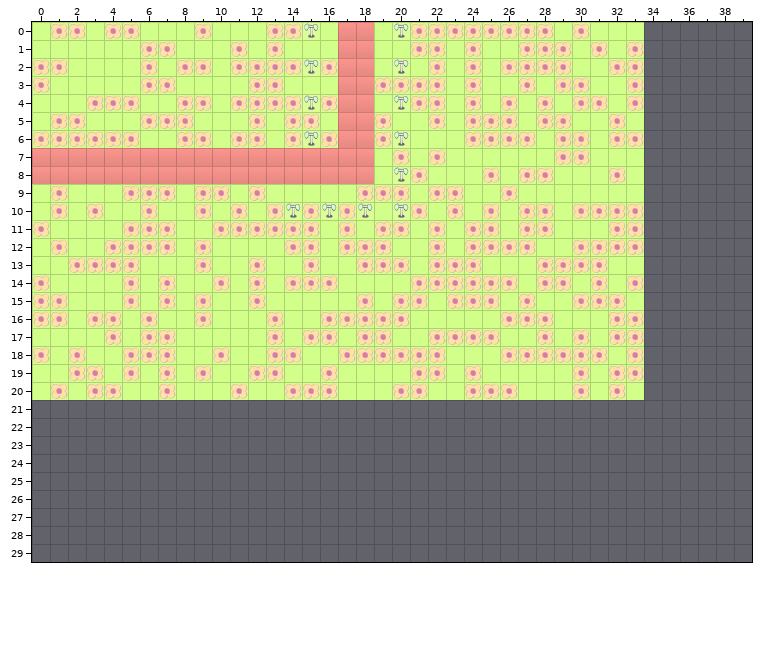
Tiled map -- assets/overworld.tmx. Above is the file before it was changed.
Cells are 40x40 px. Shown: x 0..39, y 0..29.
After:
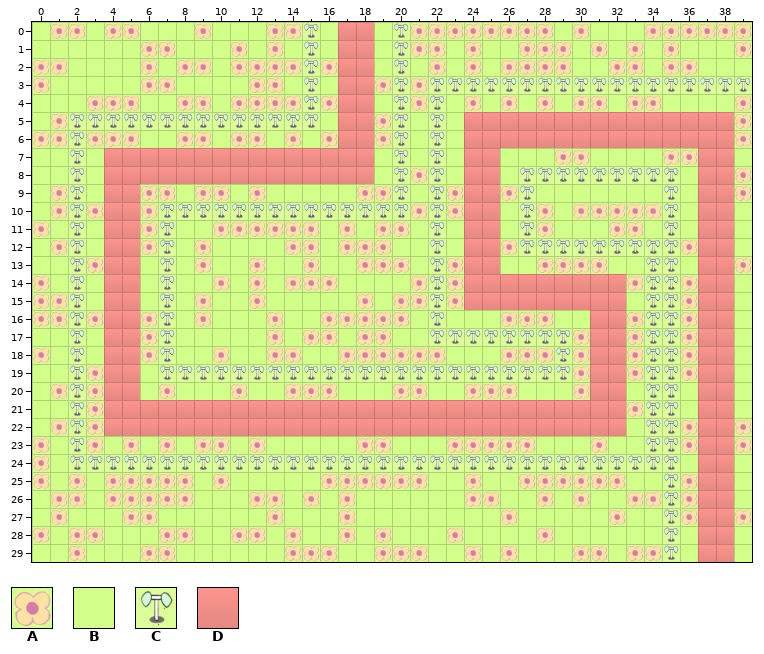
Key: from "Tileset": A 0, B 1, C 2, D 3.
_ is an empty cell, . an unchanged one.
Changes in this commit:
--- layer "Background"
@@ x 0..39 @@
- 0 ..................................______
- 1 ...............B....B.............______
- 2 ..................................______
- 3 ...............B....A.ABABBABAABBA______
- 4 ......................A...........______
- 5 ..ABBBAAABBBABAA....B.A.AAABAABBAB______
- 6 ..A...................B.AAAABAABAA______
- 7 DDDD................A.A.BB........______
- 8 DDDD..................B.BA.AABBBAB______
- 9 ..B.BA..............A.A.BB.B......______
-10 ..B.BB.BBABABA.A.A.B..B.BA.A......______
-11 ..B.BA.A..............A.AA.A......______
-12 ..B.AA.A..............A.AA.ABBAAAA______
-13 ..A.AA.B..............A.AB........______
-14 ..B.BA.A..............A.AAABAABAB.______
-15 ..B.BA.A..............B.AABABBAAA.______
-16 ..B.AB.B..............B........BA.______
-17 ..B.AB.A..............AAAABBAB.BA.______
-18 ..A.BA.A.....................A.AB.______
-19 ..A.BA.ABABBAABBABBBBAABABBBBB.BA.______
-20 ..B.AB.........................BA.______
-21 ________________________________________
-22 ________________________________________
-23 ________________________________________
-24 ________________________________________
-25 ________________________________________
-26 ________________________________________
-27 ________________________________________
-28 ________________________________________
-29 ________________________________________
+ 0 ..................................AAAAAA
+ 1 ...............C....C.............BABBBA
+ 2 ..................................BAABBB
+ 3 ...............C....C.CCCCCCCCCCCCCCCCCC
+ 4 ......................C...........ABBBBA
+ 5 ..CCCCCCCCCCCCCC....C.C.DDDDDDDDDDDDDDDA
+ 6 ..C...................C.DDDDDDDDDDDDDDDA
+ 7 BBCB................C.C.DD........BAADDB
+ 8 BBCB..................C.DD.CCCCCCCCCBDDA
+ 9 ..C.DD..............C.C.DD.C......BCBDDA
+10 ..C.DD.CCCCCCC.C.C.C..C.DD.C......ACBDDB
+11 ..C.DD.C..............C.DD.C......BCBDDB
+12 ..C.DD.C..............C.DD.CCCCCCCCCADDB
+13 ..C.DD.C..............C.DD........CCBDDA
+14 ..C.DD.C..............C.DDDDDDDDD.CCADDB
+15 ..C.DD.C..............C.DDDDDDDDD.CCADDB
+16 ..C.DD.C..............C........DD.CCADDB
+17 ..C.DD.C..............CCCCCCCC.DD.CCADDB
+18 ..C.DD.C.....................C.DD.CCADDB
+19 ..C.DD.CCCCCCCCCCCCCCCCCCCCCCC.DD.CCADDB
+20 ..C.DD.........................DD.CCBDDB
+21 BBCADDDDDDDDDDDDDDDDDDDDDDDDDDDDDACCBDDB
+22 BACADDDDDDDDDDDDDDDDDDDDDDDDDDDDDBCCADDA
+23 ABCABABABAABABBBBBAABBBAAAAABBBABBCCADDA
+24 ABCCCCCCCCCCCCCCCCCCCCCCCCCCCCCCCCCCBDDB
+25 ABABAAAAABABBBBBAAAAAABBABBAAAAAABBCADDB
+26 BAABAAAAABBBAABABABBBBBBAABBABABBAACADDB
+27 BABBBAABBBBBBABBBABBBBBBBBABBBBBABBCADDA
+28 ABAABBBAABBAABABBABABBBABBBBABBBBBBCBDDB
+29 BBABBBAABBBBBBAAABBAAABBABABBBAABAACBDDB
--- layer "Terrain"
@@ x 15..20 @@
- 1 _...._
+ 1 C....C
@@ x 2..39 @@
- 3 ............._...._.__________________
- 4 ...................._.................
- 5 ______________...._._.................
- 6 _............C......_.................
- 7 _................._._.................
- 8 _..................._...._________....
- 9 _................._._...._......._....
-10 _...._______._._._.._...._......._....
-11 _...._.............._...._......._....
-12 _...._.............._...._________....
-13 _...._.............._...........__....
-14 _...._.............._...........__....
-15 _...._.............._...........__....
-16 _...._.............._...........__....
-17 _...._..............________....__....
-18 _...._....................._....__....
-19 _...._______________________....__....
-20 _...............................__....
-21 _...............................__....
-22 _...............................__....
-23 _...............................__....
-24 __________________________________....
-25 ................................._....
-26 ................................._....
-27 ................................._....
-28 ................................._....
-29 ................................._....
+ 3 .............C....C.CCCCCCCCCCCCCCCCCC
+ 4 ....................C.................
+ 5 CCCCCCCCCCCCCC....C.C.................
+ 6 C............_......C.................
+ 7 C.................C.C.................
+ 8 C...................C....CCCCCCCCC....
+ 9 C.................C.C....C.......C....
+10 C....CCCCCCC.C.C.C..C....C.......C....
+11 C....C..............C....C.......C....
+12 C....C..............C....CCCCCCCCC....
+13 C....C..............C...........CC....
+14 C....C..............C...........CC....
+15 C....C..............C...........CC....
+16 C....C..............C...........CC....
+17 C....C..............CCCCCCCC....CC....
+18 C....C.....................C....CC....
+19 C....CCCCCCCCCCCCCCCCCCCCCCC....CC....
+20 C...............................CC....
+21 C...............................CC....
+22 C...............................CC....
+23 C...............................CC....
+24 CCCCCCCCCCCCCCCCCCCCCCCCCCCCCCCCCC....
+25 .................................C....
+26 .................................C....
+27 .................................C....
+28 .................................C....
+29 .................................C....
Changed places in both pictures, as pixel boxes (x1, y1, x2, y2):
changed: (32, 22, 752, 562)
